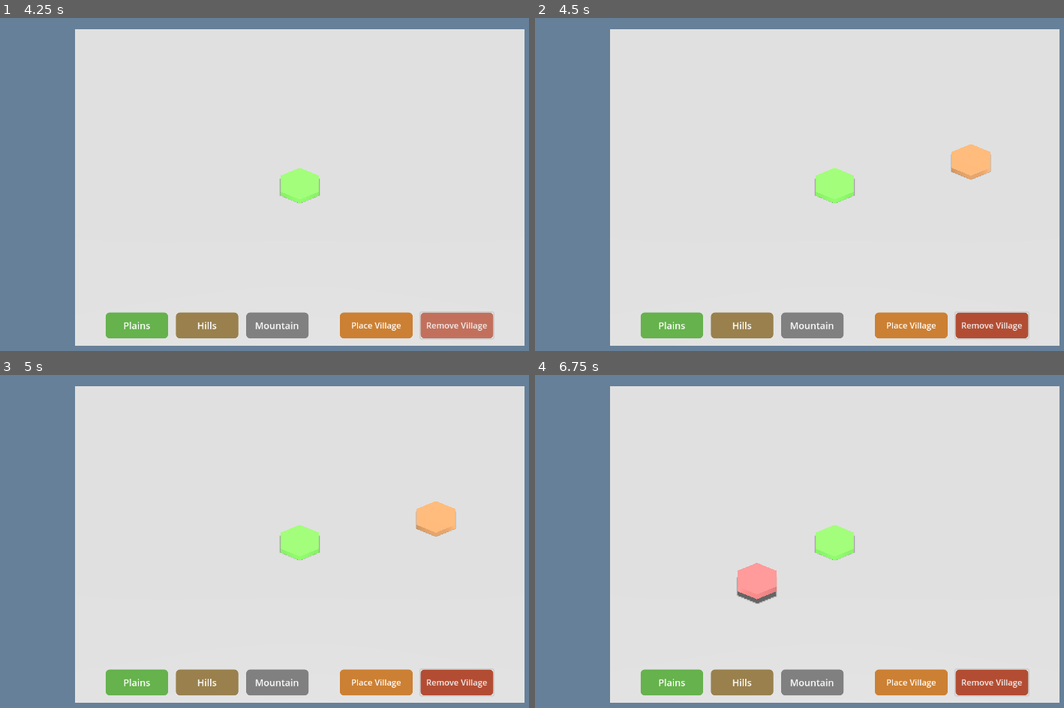
Above: before the commit, frames 1-4 (two rows, left to right).
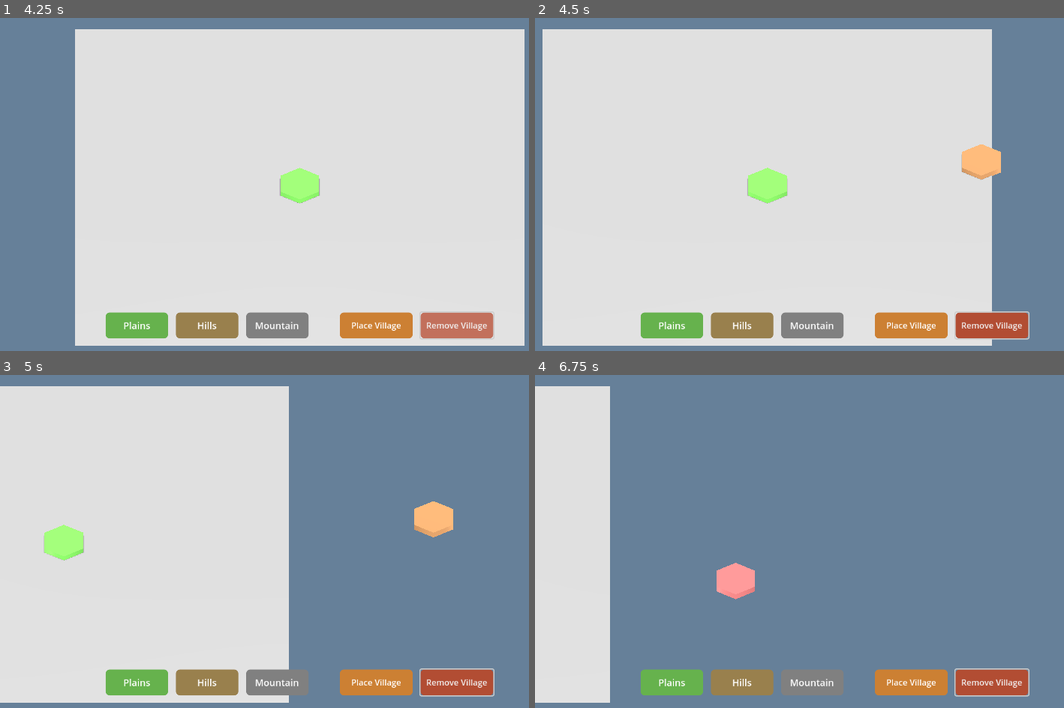
Above: after the commit, the same moments.

Repository: antony-carrard/khaos
Game: Godot game, scene res://main.tscn
Same seed, same stepped clock (60 frames per second), same inputs: the game is played once before the commit and once after it.
Inputs (mouse positions are in pixels of both pictures, inside the frame that each line leads up to):
- Up to frame 1 (4.25 s): click "Plains" at 0.5 s; click "Hills" at 1.25 s; click "Mountain" at 2 s; click "Place Village" at 2.75 s; click "Remove Village" at 3.5 s
- Up to frame 2 (4.5 s): tap Enter at 4.25 s; move the mouse to (968, 167) at 4.27 s; hold D from 4.28 s (still down); tap 1 at 4.35 s; click (968, 167) at 4.42 s
- Up to frame 3 (5 s): keep holding D
- Up to frame 4 (6.75 s): release D at 5 s; drag from (714, 558) to (804, 611) at 5.02 s; tap Space at 5.75 s; move the mouse to (894, 468) at 5.77 s; hold D 5.78-6.5 s; tap 3 at 5.85 s; click (894, 468) at 5.92 s; drag from (804, 611) to (656, 491) at 6.52 s

Frame 1 is identical in both runs. In frame 2, 25% of the frame differs, in the area x 1-100%, y 3-99%; in frame 3, 53%; in frame 4, 89%, in the area x 0-100%, y 3-99%.

Commit message:
Added camera controls with panning and zooming
Implemented comprehensive camera movement:
- Middle mouse drag for precise panning
- Mouse wheel for smooth zooming
- WASD and arrow keys for keyboard panning
- Edge panning when mouse near screen borders

🤖 Generated with [Claude Code](https://claude.com/claude-code)

Co-Authored-By: Claude Sonnet 4.5 <noreply@anthropic.com>

Diff:
--- /dev/null
+++ b/camera_controller.gd
@@ -0,0 +1,171 @@
+extends Camera3D
+
+## Camera Controller for isometric tile-based game
+## Handles panning and zooming while maintaining fixed isometric angle
+
+# Zoom settings
+@export var min_zoom: float = 8.0
+@export var max_zoom: float = 25.0
+@export var zoom_speed: float = 1.0
+@export var zoom_smoothing: float = 10.0
+
+# Pan settings
+@export var keyboard_pan_speed: float = 15.0
+@export var edge_pan_threshold: float = 20.0  # Pixels from edge to trigger panning
+@export var edge_pan_speed: float = 15.0
+@export var max_pan_distance: float = 20.0
+
+# Internal state
+var target_zoom: float
+var target_position: Vector3
+var is_panning: bool = false
+var panning_anchor: Vector3  # World position when panning started
+
+func _ready() -> void:
+	# Initialize targets to current values
+	target_zoom = size
+	target_position = global_position
+
+func _unhandled_input(event: InputEvent) -> void:
+	# Handle mouse wheel zooming
+	if event is InputEventMouseButton:
+		if event.button_index == MOUSE_BUTTON_WHEEL_UP:
+			zoom_in()
+			get_viewport().set_input_as_handled()
+		elif event.button_index == MOUSE_BUTTON_WHEEL_DOWN:
+			zoom_out()
+			get_viewport().set_input_as_handled()
+		elif event.button_index == MOUSE_BUTTON_MIDDLE:
+			if event.pressed:
+				start_panning(event.position)
+			else:
+				stop_panning()
+			get_viewport().set_input_as_handled()
+
+	# Handle mouse motion for panning
+	elif event is InputEventMouseMotion and is_panning:
+		update_panning(event.position)
+		get_viewport().set_input_as_handled()
+
+func _process(delta: float) -> void:
+	# Smooth zoom interpolation
+	size = lerp(size, target_zoom, zoom_smoothing * delta)
+
+	# Handle keyboard panning
+	handle_keyboard_panning(delta)
+
+	# Handle edge panning (only if not actively mouse-dragging)
+	if not is_panning:
+		handle_edge_panning(delta)
+
+	# Direct pan movement (no smoothing needed)
+	global_position = target_position
+
+func zoom_in() -> void:
+	target_zoom = clamp(target_zoom - zoom_speed, min_zoom, max_zoom)
+
+func zoom_out() -> void:
+	target_zoom = clamp(target_zoom + zoom_speed, min_zoom, max_zoom)
+
+func start_panning(mouse_pos: Vector2) -> void:
+	is_panning = true
+	# Remember the world position under the mouse when panning starts
+	panning_anchor = get_world_position_at_mouse(mouse_pos)
+
+func stop_panning() -> void:
+	is_panning = false
+
+func update_panning(mouse_pos: Vector2) -> void:
+	# Get what world position is currently under the mouse
+	var current_world_pos: Vector3 = get_world_position_at_mouse(mouse_pos)
+
+	# Calculate offset to keep the anchor point under the mouse
+	var offset: Vector3 = panning_anchor - current_world_pos
+
+	# Move camera to maintain the anchor position
+	var new_position: Vector3 = target_position + offset
+
+	# Apply boundary constraints (keep camera within reasonable bounds)
+	new_position.x = clamp(new_position.x, -max_pan_distance, max_pan_distance)
+	new_position.z = clamp(new_position.z, -max_pan_distance, max_pan_distance)
+
+	target_position = new_position
+
+func handle_keyboard_panning(delta: float) -> void:
+	var move_direction := Vector3.ZERO
+
+	# Check WASD keys
+	if Input.is_key_pressed(KEY_W):
+		move_direction.z -= 1.0
+	if Input.is_key_pressed(KEY_S):
+		move_direction.z += 1.0
+	if Input.is_key_pressed(KEY_A):
+		move_direction.x -= 1.0
+	if Input.is_key_pressed(KEY_D):
+		move_direction.x += 1.0
+
+	# Check Arrow keys
+	if Input.is_key_pressed(KEY_UP):
+		move_direction.z -= 1.0
+	if Input.is_key_pressed(KEY_DOWN):
+		move_direction.z += 1.0
+	if Input.is_key_pressed(KEY_LEFT):
+		move_direction.x -= 1.0
+	if Input.is_key_pressed(KEY_RIGHT):
+		move_direction.x += 1.0
+
+	# Apply movement if any keys are pressed
+	if move_direction.length_squared() > 0:
+		move_direction = move_direction.normalized()
+		var new_position := target_position + move_direction * keyboard_pan_speed * delta
+
+		# Apply boundary constraints
+		new_position.x = clamp(new_position.x, -max_pan_distance, max_pan_distance)
+		new_position.z = clamp(new_position.z, -max_pan_distance, max_pan_distance)
+
+		target_position = new_position
+
+func handle_edge_panning(delta: float) -> void:
+	var mouse_pos := get_viewport().get_mouse_position()
+	var viewport_size := get_viewport().get_visible_rect().size
+	var move_direction := Vector3.ZERO
+
+	# Check if mouse is near edges
+	if mouse_pos.x < edge_pan_threshold:
+		move_direction.x -= 1.0
+	elif mouse_pos.x > viewport_size.x - edge_pan_threshold:
+		move_direction.x += 1.0
+
+	if mouse_pos.y < edge_pan_threshold:
+		move_direction.z -= 1.0
+	elif mouse_pos.y > viewport_size.y - edge_pan_threshold:
+		move_direction.z += 1.0
+
+	# Apply movement if near any edge
+	if move_direction.length_squared() > 0:
+		move_direction = move_direction.normalized()
+		var new_position := target_position + move_direction * edge_pan_speed * delta
+
+		# Apply boundary constraints
+		new_position.x = clamp(new_position.x, -max_pan_distance, max_pan_distance)
+		new_position.z = clamp(new_position.z, -max_pan_distance, max_pan_distance)
+
+		target_position = new_position
+
+func get_world_position_at_mouse(mouse_pos: Vector2) -> Vector3:
+	# Cast a ray from the camera through the mouse position
+	var ray_origin: Vector3 = project_ray_origin(mouse_pos)
+	var ray_dir: Vector3 = project_ray_normal(mouse_pos)
+
+	# Intersect ray with the ground plane (y = 0)
+	# Ray equation: P = origin + t * direction
+	# Plane equation: y = 0
+	# Solving: origin.y + t * direction.y = 0
+	# Therefore: t = -origin.y / direction.y
+
+	if abs(ray_dir.y) < 0.0001:
+		# Ray is nearly parallel to plane (shouldn't happen with this camera angle)
+		return Vector3.ZERO
+
+	var t: float = -ray_origin.y / ray_dir.y
+	return ray_origin + ray_dir * t
--- a/main.tscn
+++ b/main.tscn
@@ -1,6 +1,7 @@
-[gd_scene load_steps=5 format=3 uid="uid://dptnwxm0fajqn"]
+[gd_scene load_steps=6 format=3 uid="uid://dptnwxm0fajqn"]
 
 [ext_resource type="Script" uid="uid://cotpp4piwgi8l" path="res://board_manager.gd" id="1_k6p8v"]
+[ext_resource type="Script" uid="uid://r28arun7gawq" path="res://camera_controller.gd" id="2_camera"]
 
 [sub_resource type="Environment" id="Environment_rkqxd"]
 background_mode = 1
@@ -13,7 +14,6 @@
 size = Vector2(20, 20)
 
 [sub_resource type="WorldBoundaryShape3D" id="WorldBoundaryShape3D_ground"]
-plane = Plane(0, 1, 0, 0)
 
 [node name="Main" type="Node3D"]
 
@@ -22,6 +22,7 @@
 projection = 1
 size = 15.0
 far = 100.0
+script = ExtResource("2_camera")
 
 [node name="DirectionalLight3D" type="DirectionalLight3D" parent="."]
 transform = Transform3D(1, 0, 0, 0, 0.5, 0.866025, 0, -0.866025, 0.5, 0, 10, 0)
Not shown, added: camera_controller.gd.uid
